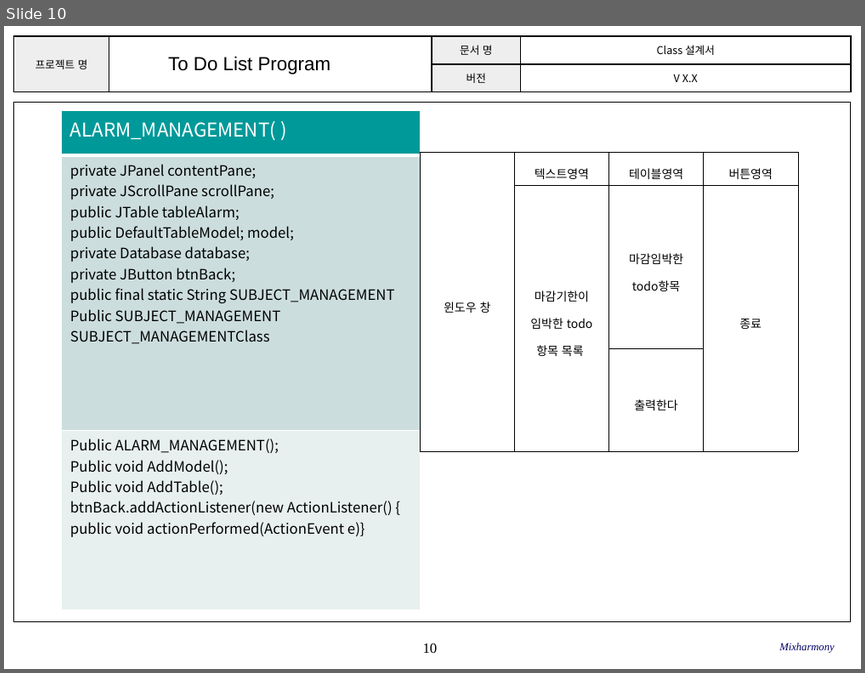
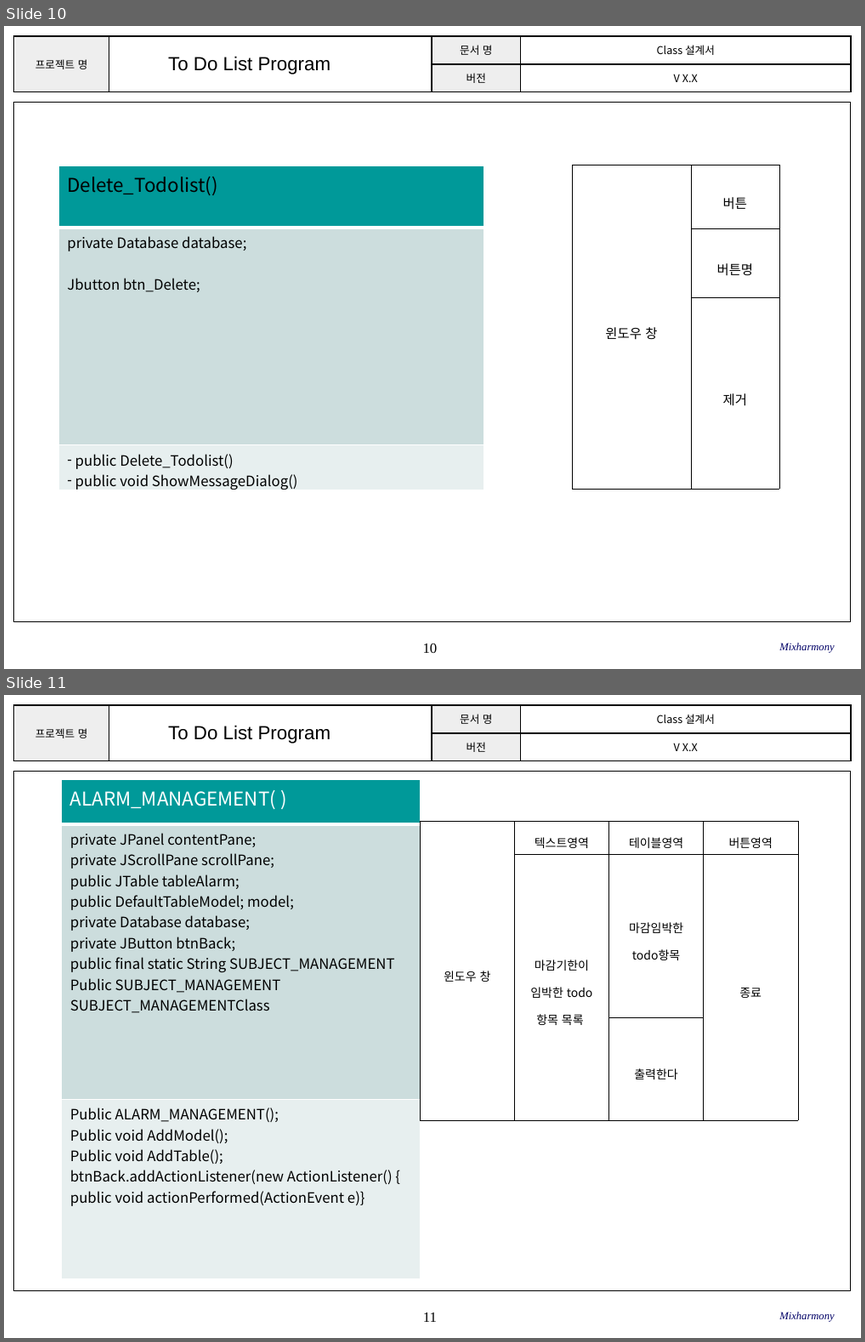
Before and after one commit to SE-admin/SE2017_2_mixharmony, a slide deck: doc/3_ 설계서/Class Design.pptx. Shown one above the other, each under a label of ours: slide 10 before the commit, slides 10 and 11 after it. The pictures are 865x673 and 865x1342 pixels, drawn with LibreOffice and Linux fonts; fonts in the diff are those of the drawing; background and template pictures are left out. Boxes give left, top, right and bottom in pixels: in the first picture for what was removed or moved away, otherwise in the second. Text is boxed around its words. In the diff, an @@ line names an element or a change of style, - is before the commit and + after.

```diff
--- a/doc/3_ 설계서/Class Design.pptx
+++ b/doc/3_ 설계서/Class Design.pptx
@@ slide 10 added at [4, 26, 861, 669], background #FFFFFF; not listed: 3 template elements that a slide beside it also shows @@
@@ text added at [168, 56, 331, 74], 16 pt, text #000000 @@
+To Do List Program
@@ table added at [59, 165, 483, 493], 3 rows, 1 columns @@
+Delete_Todolist()
+private Database database; / Jbutton btn_Delete;
+public Delete_Todolist() / public void ShowMessageDialog()
@@ table added at [572, 165, 779, 488], 3 rows, 2 columns @@
+윈도우 창 | 버튼
+ | 버튼명
+ | 제거
@@ text added at [779, 642, 834, 652], 9 pt, text #000066, italic @@
+Mixharmony
@@ what was slide 10 is now slide 11 @@
@@ page number at [423, 1312, 437, 1321]: text changed @@
-10
+11
```
Also in this commit, not shown: 4 slides changed.
